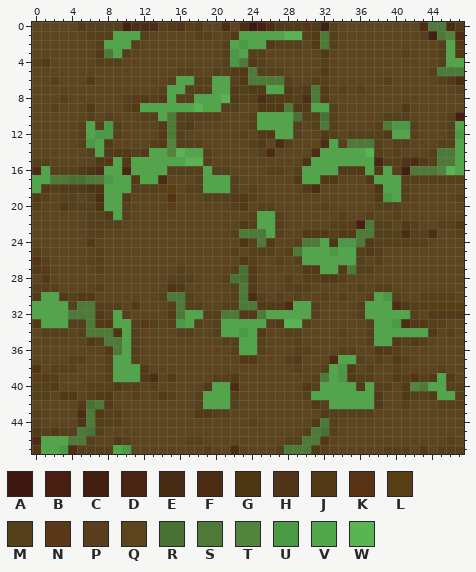
File history of a pixel-art sprite, Oryx/Custom/terrain/dirt_grassy.png. The picture above is the old version.
The file is 48x48 pixels. Colours within 5 levels of each other are drawn and written as one.
Palette (. is transparent): A #3f1911  B #491e12  C #431f12  D #482612  E #462d14  F #4c2c12  G #4c3612  H #513318  J #533a16  K #573214  L #593f16  M #55401c  N #5a3918  P #5b3f1c  Q #5c451e  R #487134  S #4e7a38  T #53843d  U #4a9944  V #52a64a  W #59b552
Pixels before, first column x 0:
 0 QQQQQJMMMMCFFFMJHLJQQFQFABFJJJKJCMQQQQQQQQQFSSFJ
 1 QQQQQQMMMVVVMQQQQQMMQQJVVVVVWWMJSMQQQQQQQQQMBSTF
 2 QQQQQQQMVVVMQQQQQQQQQMVUVVJMMMQJSMQQQQQQQQQQQMVJ
 3 QQQQQQQJSVMQQQQQQQQQQMUVMMQQQQQQJQQQQQQQQMQQQMVJ
 4 MJQQQQQMMMQQQQQQQQQQQMUSJMQQQQQQMQQQQQQQQQQQQMVV
 5 QQQQQQQQQQQQQQQQMMQQMMJJSMMMQQQQJQQQQQQQQQQQMSSS
 6 QQMQQQJQQQQQQQQMVVMMVVMJSSSSMQQMMQQQQQQMQQQQQMJF
 7 QQQQQQQQQQQQQQMVVMMMVVJMJJVVJMJSJQMQMQQQQQQQQQQM
 8 QQQMQQQQQQMNJMJVMMVVVWJMMEJJJMFSJQQQQQQQQQQQQQQQ
 9 QQMQQQJQQQLJVVVVVVWVVMMQQJJJSJJVVMQQQQQQQJQQQQQQ
10 QQQQQQMQMQQQMMVSMMMMMQQQMVVVVRMMRMQQQQQMMMQQQQMC
11 QQQQQMVMUMQQQQJSMJQQQQQQMVVVVMQMSMQQQQMSUUMQQQMV
12 QQQQQMVUUMQQQQJSMQQQQQQMQJJVVMQQJMQMMMMJVVMQQQMU
13 QQQQQMUVJQQQQMJTMMMQQQQQMJQFMQQQFVMSSSMQMMQQQMMV
14 QQQQQQMVJJJMJVVTWVVMQQQQQMFQQQQFVVVVVWMQMQQQMSSV
15 MMQQQQQJJVJVVVVVVWWMQQQQQQQQQQGVVVVVVVDMMHFJMSSV
16 FVMMMJGFVVDVVVVMMMMVMMQQQQMMQMVVVVJJJVJVMCSSSTWV
17 VVSSRRSSUVVJVVFQQQMVVVMQQQQQQJVVJJQQQJVVVMMMMMMM
18 VJMJJJGGVVVMMMLLQMMVVVMQMQQQQQJFQQQQQQGVVMQQQQQQ
19 JMQMMQMFVVJQQQQKQQQMMMJJMQQQQQQQQQQQQQJUVMQQQQQM
20 MQQJMMMGVVMQQQQLQQQQQQMJQMMQQQQQMQQQQQMMMQQQQQQQ
21 QQQQQQMMJVMQQQQQQQQQQQQQMVVMQQQQQQMQQMQQMQQQQQQQ
22 QQQQQQMMMMQQQQQQQQQQQQQJMVVMQQQQQMMLBSMMQJMQQMMJ
23 QQQQQQMMQQQQQQQQQQQQQQMSSSVMQQJJJLJJSSMMMFMMFQQM
24 QQQQQQJQQQQQQQQQQQQQQQQGMSJQQMSSVGUUSJMMMMMMQQQQ
25 LQQQQQQMQQQQQQQQQQQQQQMQLMMQMSVVVUVVMJMQQQQQQQQQ
26 KMQQQQPLQQQQQQQQQQQQQQQJMQQMQMVVVVVVMQMQQQQQQQQQ
27 JNQQQQQMQQQQQQQQMQQQQQMRJQQQQQJJVVJSMMQQQQQQQQQQ
28 QJQQQQQQQQQQQQQMMMQQQMRRJQQQMQMMJJMQQQQQQQQQQQQQ
29 MMMQQQQMQQQQQQQHJQQQQQMSJQQQMMMQQQQQMQMMQQQQQQQQ
30 JVVJMJJQQQQQQQMSSMQQQQMSFMQMQMQQMQMQQMVUMQQMMMMQ
31 VVVVMSSMMMQJQQQMSMMQQMMSSJJJFVVMQQQQMVVVFJMMLLLL
32 VVVVSSSJMVMQQQQJSVVMMSSJJSVVVVVMQQQQMVVVVVMQJJJJ
33 JVVVMMSJJVVMNMQMUVMQMVVVVVMJWWMQQQQQQMVVUFJJMMQQ
34 QMMMQMSSSGVMQQQQMMQQMVVUVJQQMMQQQQMQQMVVVVVVJQMQ
35 QQQQQQJMSSVMQQQQQQQQQMMVVMQQQMQQQQQQQMVVJMJMQQQQ
36 QQQQQQQQJSVMQQQQQQQQQQMVVMQQQMLQQQMMQQJJMQQQQQQQ
37 QQQQLLQQMVVMQQQQQQQQQQQJJQQQMJQQQFVVMQMQJMQQQQQQ
38 HQLMMQQQMVVVJQQQQQQQQQQQQQQQQMQQMVUJQMQQMQQQQMQQ
39 LNMQQQQQMVVVJFQJQQQQMMJQQQQQQQQMSVUJMMQQJLHMJVJQ
40 MLJQQQMMMJMMQMQQQQQJVVFQQQQQQQJMVVVVJVMMQJTSVVMM
41 MMQJJQMJJQQMQQJMQQMVVVMQQQQQQQMVVVVVVVJQQJMMJVVM
42 QQQQQJRSJQQQQQQQQQMVVVMQQQQQQQQJMVVVVVJQQLQQQMMM
43 MQQQQFSJMMQQQQQQQQJJMMQQQQQQQQQQJMMMMMQQQQQQQQQQ
44 MQQQQHSMMMQQQQQQQQQQQQQQMQQQQQQJSMQQQQQQQQQQQQQQ
45 JMJMMSRMQQQQQQQQQQQQQQQQQQQQQQMSRMQQQQQQQQQQQQQQ
46 FVVVSSMQQJMQQQQQQMMQQQQQQQQQMMSSJQQQQQQQQQQQQQMQ
47 JVVUFMMMMVUQQQQQQQQMQQFQQQQMSSSJMQQQQQQMMMQJQMMM
The same view after the edit:
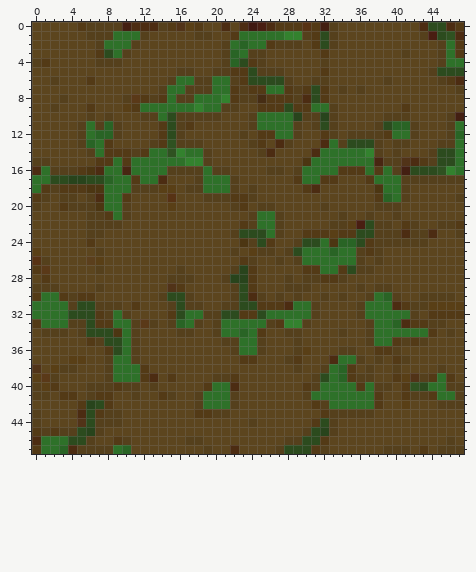
Message: Make the grass duller on the grassy dirt
Change:
Colour R changes from #487134 to #28441c.
Colour S changes from #4e7a38 to #2c4b1e.
Colour T changes from #53843d to #2f5221.
Colour U changes from #4a9944 to #296425.
Colour V changes from #52a64a to #2e7129.
Colour W changes from #59b552 to #33822e.
